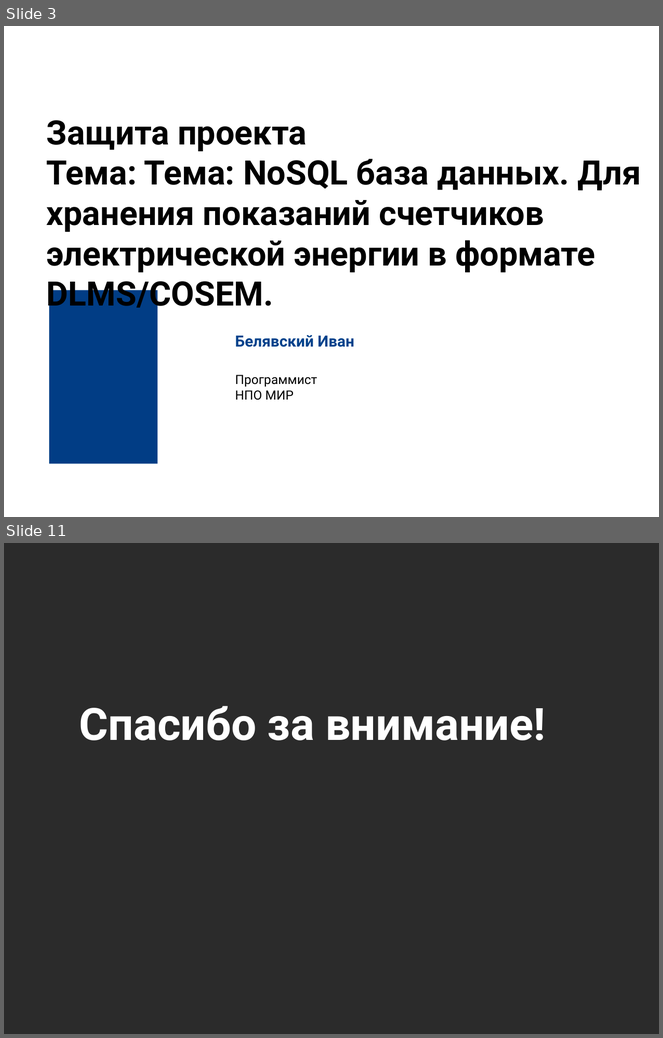
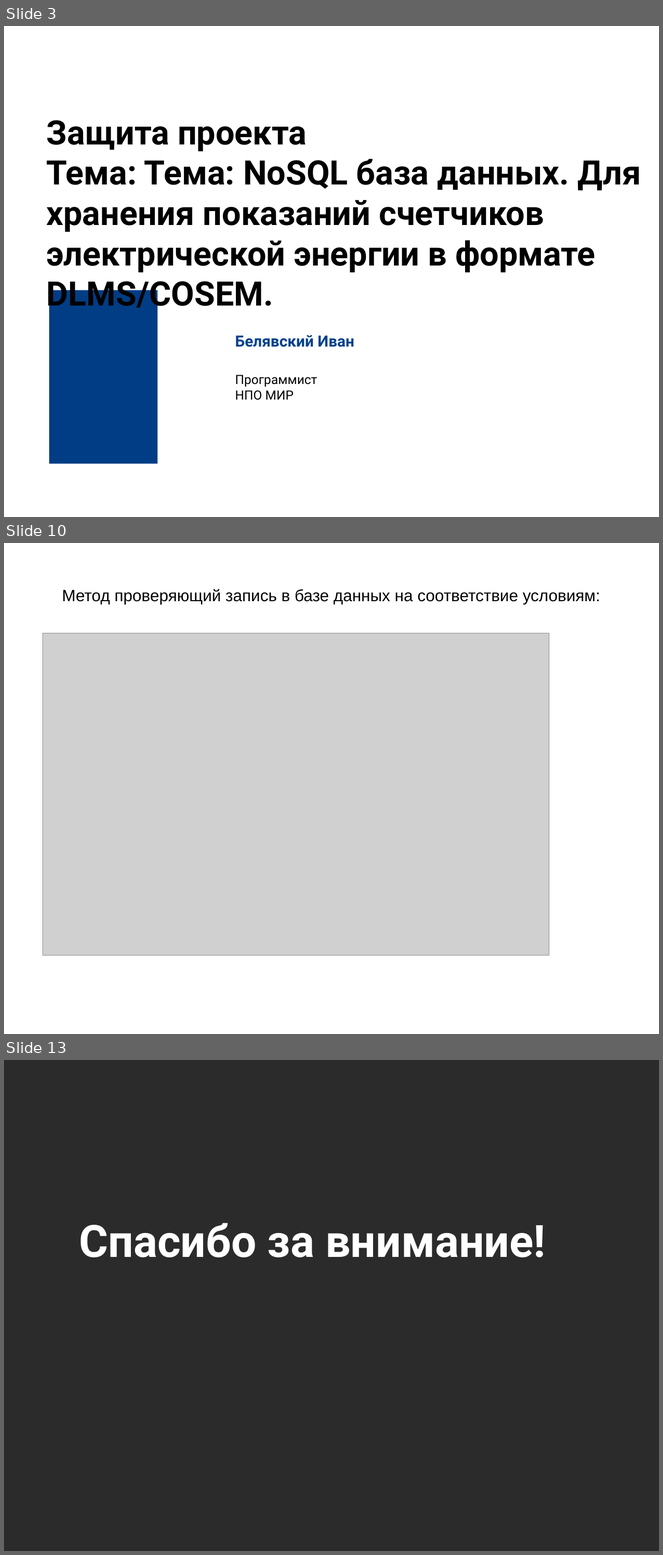
Before and after one commit to otus-learn-ivan/final_project_task, a slide deck: Защита проекта.pptx. Shown one above the other, each under a label of ours: slides 3 and 11 before the commit, slides 3, 10 and 13 after it; the slides between them are not shown. The pictures are 663x1038 and 663x1555 pixels, drawn with LibreOffice and Linux fonts; fonts in the diff are those of the drawing; grey boxes stand for pictures; background and template pictures are left out; a plain dark background stands for a picture behind light text. Boxes give left, top, right and bottom in pixels: in the first picture for what was removed or moved away, otherwise in the second. Text is boxed around its words. In the diff, an @@ line names an element or a change of style, - is before the commit and + after.

```diff
--- a/Защита проекта.pptx
+++ b/Защита проекта.pptx
@@ slide 10 added at [4, 543, 659, 1034], background picture (left out) @@
@@ text added at [62, 589, 600, 604], 18 pt, text #000000 @@
+Метод проверяющий запись в базе данных на соответствие условиям:
@@ picture added at [42, 633, 549, 956] @@
@@ what was slide 11 is now slide 13 @@
```
Also in this commit, not shown: 7 slides changed, 2 other slides added, 1 slide removed, 3 other files.
